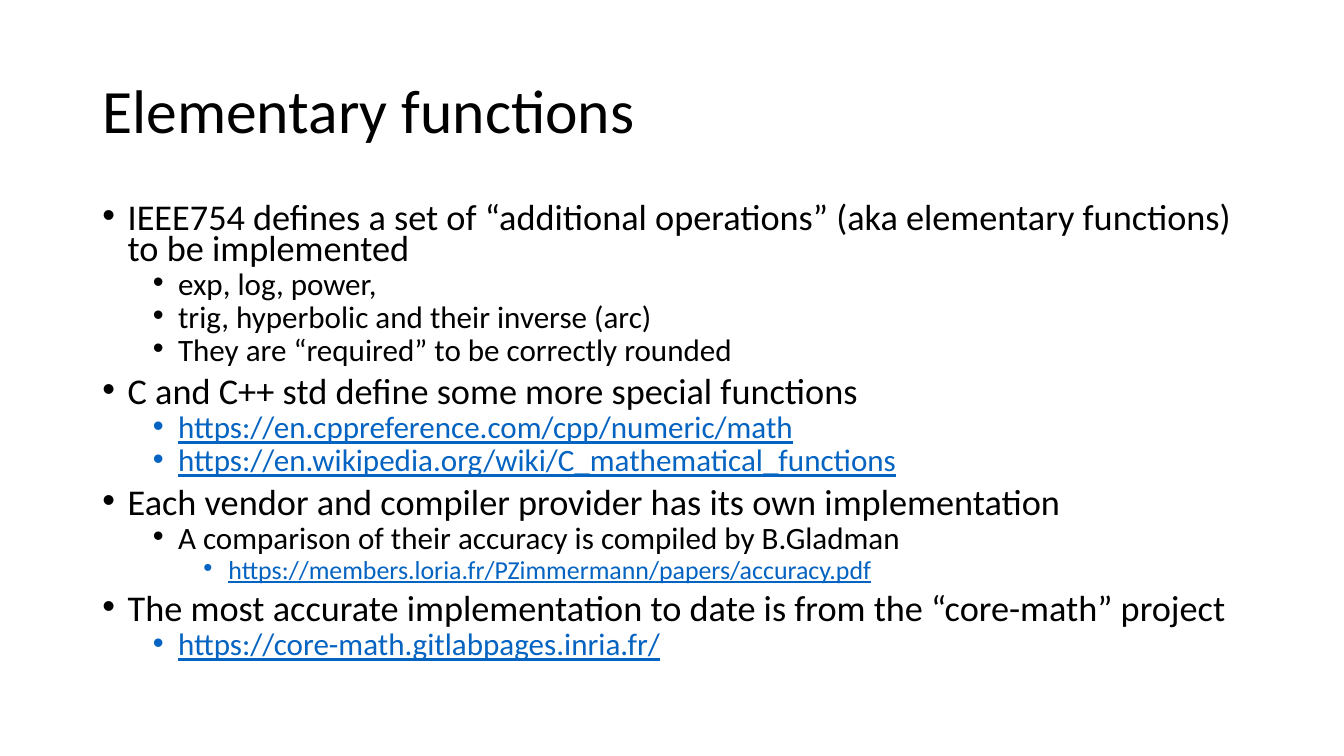
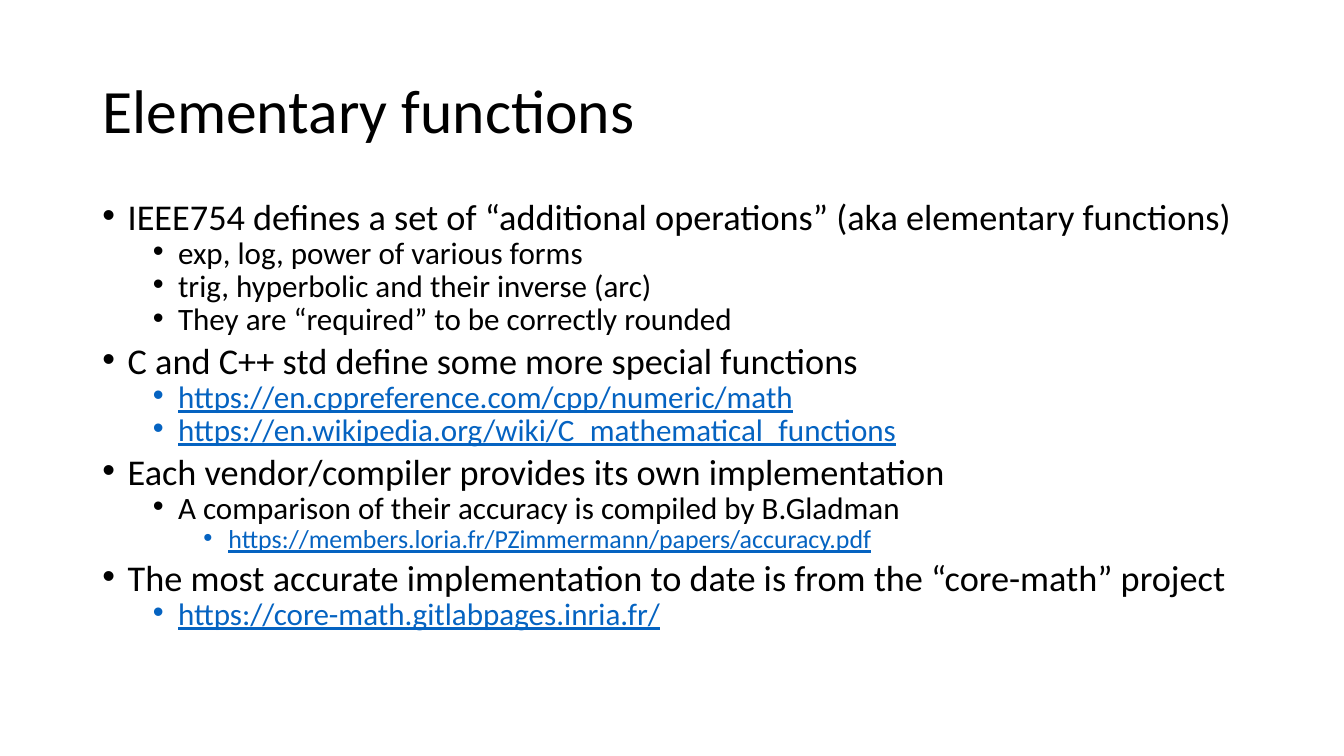
Before and after one commit to VinInn/FPCourse, a slide deck: slide 27 of Slides/FPforScientist.pptx. Drawn at 1344x756 pixels with LibreOffice and Linux fonts; fonts in the diff are those of the drawing. Boxes give left, top, right and bottom in pixels: in the first picture for what was removed or moved away, otherwise in the second. Text is boxed around its words. In the diff, an @@ line names an element or a change of style, - is before the commit and + after.

```diff
--- a/Slides/FPforScientist.pptx
+++ b/Slides/FPforScientist.pptx
@@ text at [128, 203, 1231, 270]: text changed @@
-• IEEE754 defines a set of “additional operations” (aka elementary functions) to be implemented
-  • exp, log, power,
+• IEEE754 defines a set of “additional operations” (aka elementary functions)
+  • exp, log, power of various forms
@@ text at [128, 459, 945, 491]: text changed @@
-• Each vendor and compiler provider has its own implementation
+• Each vendor/compiler provides its own implementation
```
Also in this commit, not shown: 7 other slides changed.
